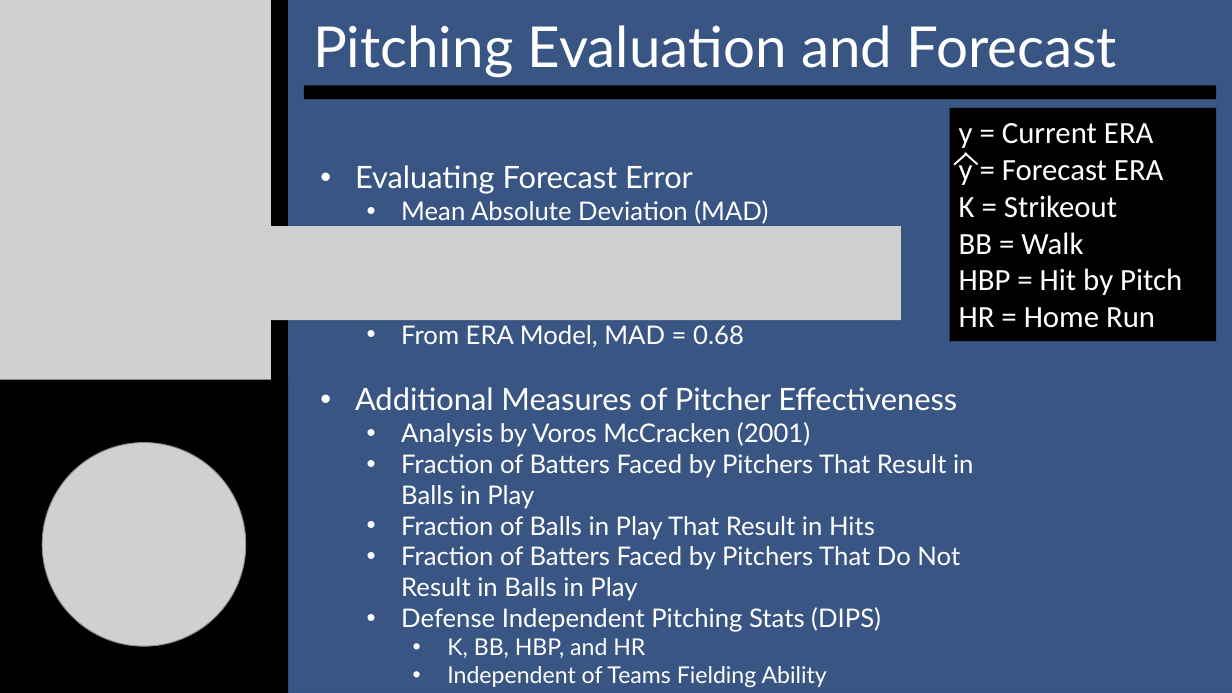
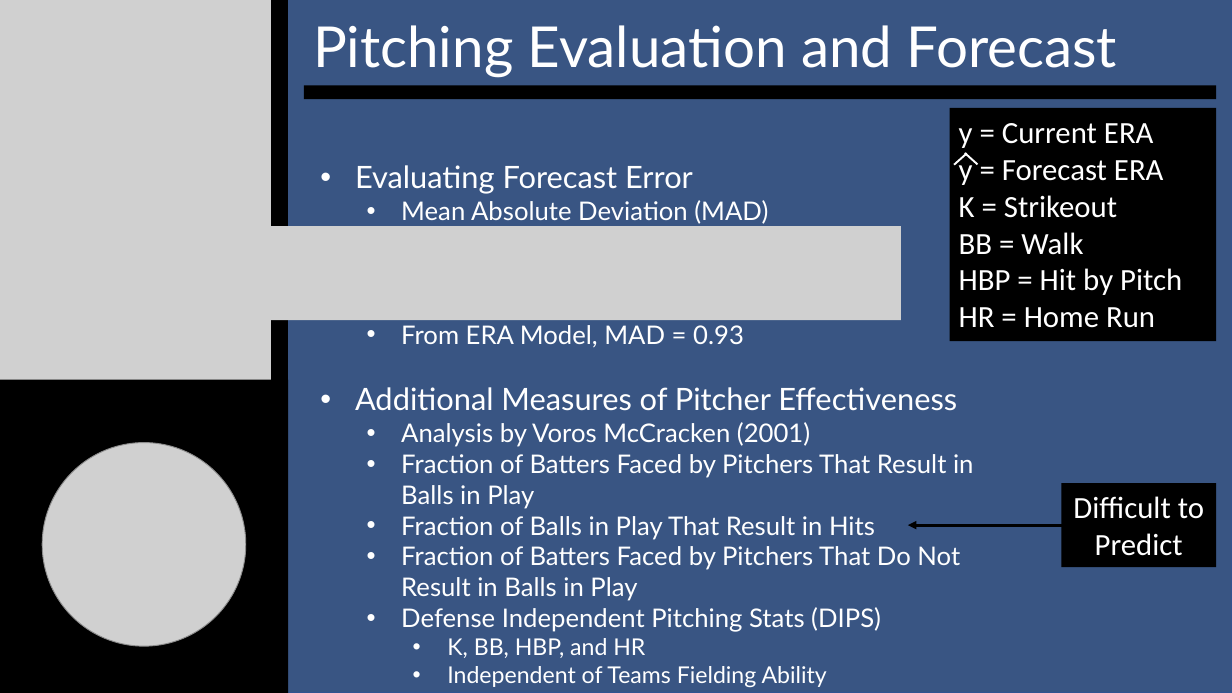
Before and after one commit to SuperMarioGiacomazzo/STOR538_WEBSITE, a slide deck: slide 14 of Slides/Baseball 4/Baseball_4_Lecture.pptx (slide 13 before the commit). Drawn at 1232x693 pixels with LibreOffice and Linux fonts; fonts in the diff are those of the drawing; grey boxes stand for pictures. Boxes give left, top, right and bottom in pixels: in the first picture for what was removed or moved away, otherwise in the second. Text is boxed around its words. In the diff, an @@ line names an element or a change of style, - is before the commit and + after.

```diff
--- a/Slides/Baseball 4/Baseball_4_Lecture.pptx
+++ b/Slides/Baseball 4/Baseball_4_Lecture.pptx
@@ text at box(401, 325, 744, 347): text changed @@
-  • From ERA Model, MAD = 0.68
+  • From ERA Model, MAD = 0.93
@@ rectangle added at box(1062, 483, 1216, 567), fill #000000, 24 pt, text #FFFFFF @@
+Difficult to
+Predict
@@ arrow added from (1069, 525) to (909, 525), #000000 2.25 pt @@
```
Also in this commit, not shown: 7 other slides changed, 1 slide added, 1 slide removed, 3 other files.
